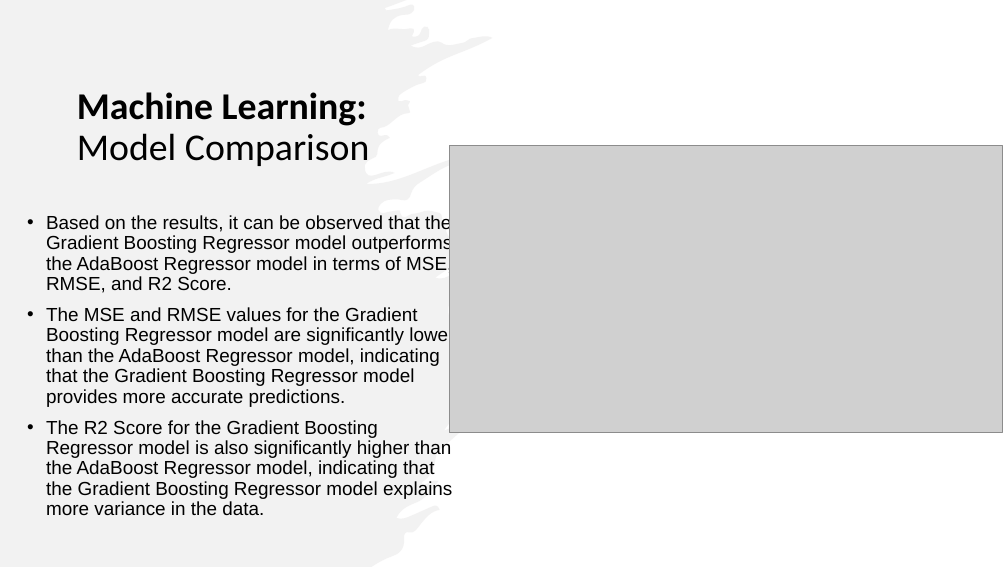
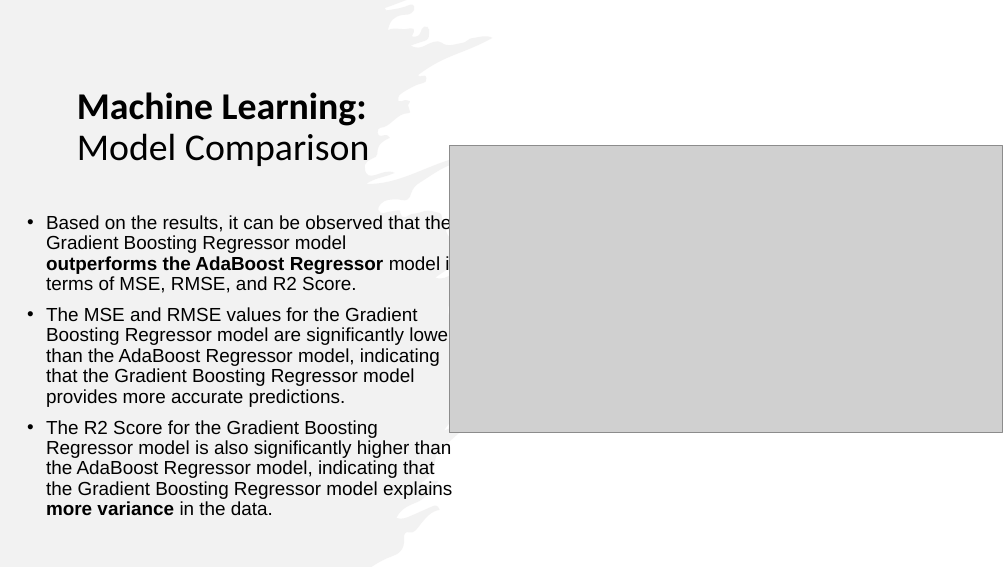
Before and after one commit to benisde/customer_shopping_habits, a slide deck: slide 8 of MOVIE_BUDDY_PRESY.pptx. Drawn at 1008x567 pixels with LibreOffice and Linux fonts; fonts in the diff are those of the drawing; grey boxes stand for pictures. Boxes give left, top, right and bottom in pixels: in the first picture for what was removed or moved away, otherwise in the second. Text is boxed around its words. In the diff, an @@ line names an element or a change of style, - is before the commit and + after.

```diff
--- a/MOVIE_BUDDY_PRESY.pptx
+++ b/MOVIE_BUDDY_PRESY.pptx
@@ text at [46,214,460,515]: bold on in "outperforms the AdaBoost Regressor", "more variance" @@
```
Also in this commit, not shown: 6 other slides changed, 11 other files.
